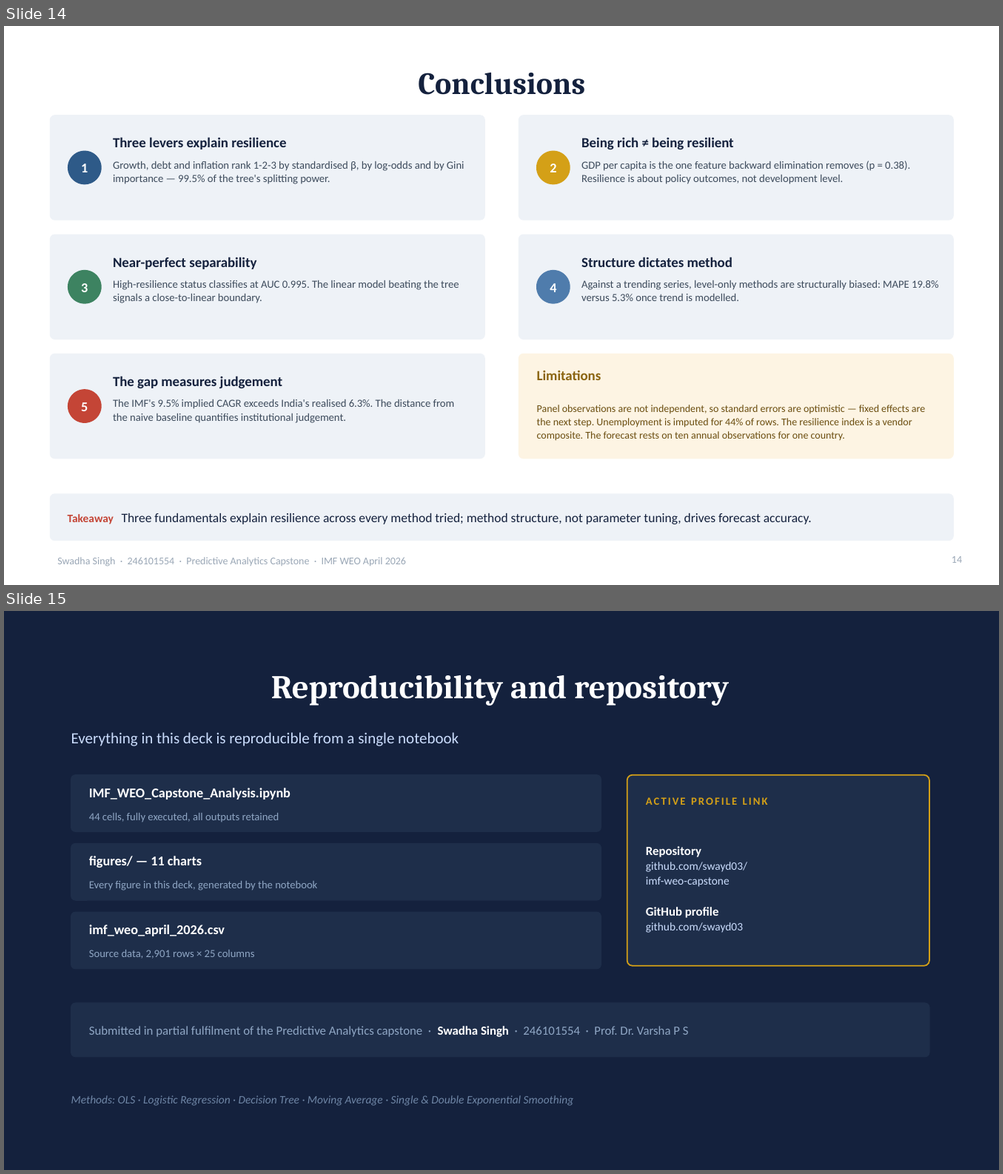
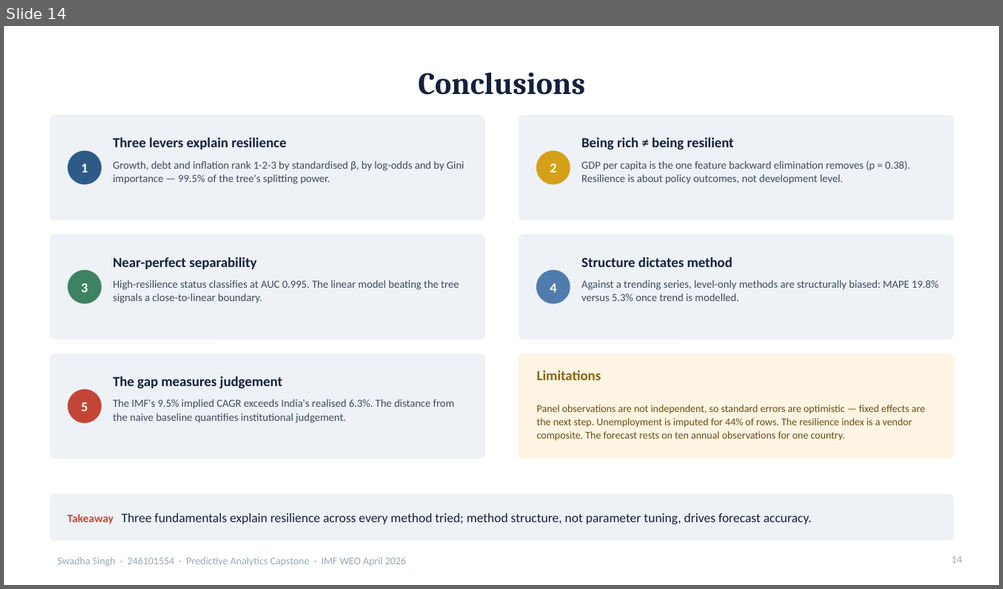
Before and after one commit to swayd03/imf-weo-capstone, a slide deck: IMF_WEO_Capstone_Deck.pptx. Shown one above the other, each under a label of ours: slides 14 and 15 before the commit, slide 14 after it. The pictures are 1003x1174 and 1003x589 pixels, drawn with LibreOffice and Linux fonts; fonts in the diff are those of the drawing. Boxes give left, top, right and bottom in pixels: in the first picture for what was removed or moved away, otherwise in the second. Text is boxed around its words. In the diff, an @@ line names an element or a change of style, - is before the commit and + after.

```diff
--- a/IMF_WEO_Capstone_Deck.pptx
+++ b/IMF_WEO_Capstone_Deck.pptx
@@ slide 15 removed at <box>4,611,999,1170</box>, background #14213D @@
@@ title removed at <box>271,675,728,706</box> @@
-Reproducibility and repository
@@ text removed at <box>71,732,458,746</box> @@
-Everything in this deck is reproducible from a single notebook
@@ rounded rectangle removed at <box>71,775,601,832</box> @@
@@ text removed at <box>89,788,290,800</box> @@
-IMF_WEO_Capstone_Analysis.ipynb
@@ rounded rectangle removed at <box>627,775,929,966</box> @@
@@ text removed at <box>646,797,768,805</box> @@
-ACTIVE PROFILE LINK
@@ text removed at <box>89,813,279,822</box> @@
-44 cells, fully executed, all outputs retained
@@ rounded rectangle removed at <box>71,844,601,900</box> @@
@@ text removed at <box>646,846,747,933</box> @@
-Repository
-github.com/swayd03/
-imf-weo-capstone
-GitHub profile
-github.com/swayd03
@@ text removed at <box>89,856,202,868</box> @@
-figures/ — 11 charts
@@ text removed at <box>89,881,317,891</box> @@
-Every figure in this deck, generated by the notebook
@@ rounded rectangle removed at <box>71,912,601,969</box> @@
@@ text removed at <box>89,925,225,937</box> @@
-imf_weo_april_2026.csv
@@ text removed at <box>89,950,255,959</box> @@
-Source data, 2,901 rows × 25 columns
@@ rounded rectangle removed at <box>71,1003,929,1057</box> @@
@@ text removed at <box>89,1026,688,1037</box> @@
-Submitted in partial fulfilment of the Predictive Analytics capstone · Swadha Singh · 246101554 · Prof. Dr. Varsha P S
@@ text removed at <box>71,1096,574,1106</box> @@
-Methods: OLS · Logistic Regression · Decision Tree · Moving Average · Single & Double Exponential Smoothing
```
Also in this commit, not shown: 1 slide added, 1 other file.
